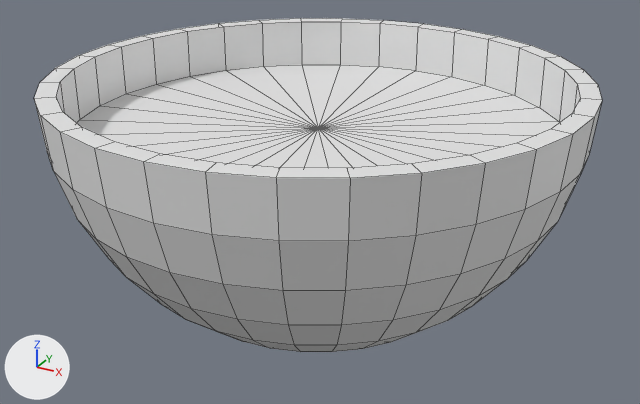
Two versions of the Blender file Blender/Polevka.blend, one commit apart.
Rendered twice from a 50 mm camera at (1.53, -2.78, 1.83) aimed at (0.03, -0.04, 0.46). The axes (+X, +Y, +Z) are drawn at lower left. The lights are the same throughout. Mesh edges are drawn as thin lines. The same objects are shown in both versions, whatever each file hides.
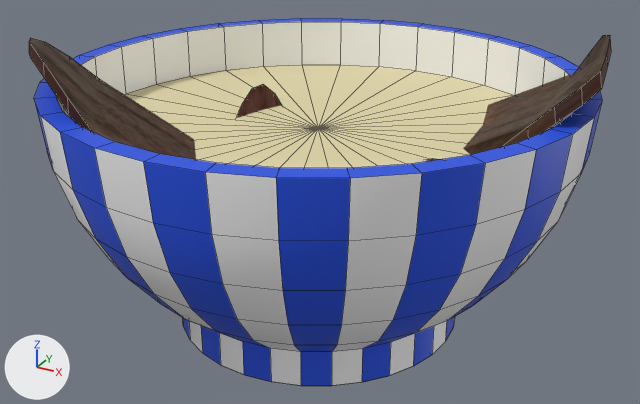
Pixel boxes (x1, y1, x2, y2) of what changed, in the pictures (640 x 404 px):
```json
{"object": "Sphere", "change": "reshaped", "before": [34, 18, 602, 352], "after": [34, 18, 602, 386], "on screen": "10% taller"}
{"object": "Cylinder", "change": "added", "after": [29, 38, 196, 160]}
{"object": "Cylinder.001", "change": "added", "after": [463, 35, 611, 155]}
{"object": "Cylinder.002", "change": "added", "after": [237, 84, 440, 162]}
{"part": 1, "of": "me_sphere", "change": "recoloured", "before": [40, 22, 594, 352], "after": [40, 22, 594, 352], "on screen": "grey to white"}
{"part": 2, "of": "me_sphere", "change": "recoloured", "before": [124, 64, 560, 168], "after": [124, 64, 560, 168], "on screen": "white to beige"}
{"part": 3, "of": "me_sphere", "change": "recoloured", "before": [34, 18, 602, 352], "after": [34, 18, 602, 352], "on screen": "grey to blue"}
```

The change, as JSON lines over the scene's bpy script:
```json
{"op": "add", "block": "img_food_0012_color_1k_jpg", "code": ["img_food_0012_color_1k_jpg = load_image('food_0012_color_1k.jpg', '../ImagesBlender/food_0012_1k_b2U7AJ/food_0012_color_1k.jpg', 1024, 1024, 'sRGB')"]}
{"op": "add", "block": "mat_material_003", "code": ["mat_material_003 = principled_material('Material.003')", "mat_material_003.base_color = (1.0, 1.0, 1.0)  # white #ffffff"]}
{"op": "add", "block": "mat_blue", "code": ["mat_blue = principled_material('Blue')", "mat_blue.base_color = (0.0177, 0.0882, 0.8)  # blue #2454e7"]}
{"op": "add", "block": "mat_broith", "code": ["mat_broith = principled_material('Broith')", "mat_broith.base_color = (0.8, 0.714, 0.419)  # beige #e7dcad"]}
{"op": "add", "block": "mat_material_002", "code": ["mat_material_002 = bpy.data.materials.new('Material.002')", "# uses the picture img_food_0012_color_1k_jpg"]}
{"block": "me_sphere", "where": "# used by ob_sphere; location = (0.0, 0.0, 0.945)"}
{"op": "remove", "block": "me_sphere", "code": "me_sphere.from_pydata(...)  # 322 vertices, 352 faces; spans x -1.0..1.0, y -1.0..1.0, z -1.0..0.0"}
{"op": "add", "block": "me_sphere", "code": "me_sphere.from_pydata(...)  # 354 vertices, 384 faces; spans x -1.0..1.0, y -1.0..1.0, z -0.97..0.0"}
{"block": "me_sphere", "change": "me_sphere part 1: 160 faces spanning x -1.0..1.0, y -1.0..1.0, z -0.97..0.0 switch from no material to mat_material_003 (white #ffffff)"}
{"block": "me_sphere", "change": "me_sphere part 2: 32 faces spanning x -0.93..0.93, y -0.93..0.93, z -0.2 switch from no material to mat_broith (beige #e7dcad)"}
{"block": "me_sphere", "change": "me_sphere part 3: 128 faces spanning x -1.0..1.0, y -1.0..1.0, z -0.97..0.0 switch from no material to mat_blue (blue #2454e7)"}
{"op": "add", "block": "me_cylinder_003", "code": ["me_cylinder_003 = bpy.data.meshes.new('Cylinder.003')", "me_cylinder_003.from_pydata(...)  # 64 vertices, 34 faces; spans x -3.42..2.3, y -2.4..1.75, z -0.05..0.98", "me_cylinder_003.materials.append(mat_material_002)"]}
{"op": "add", "block": "ob_cylinder_002", "code": ["ob_cylinder_002 = bpy.data.objects.new('Cylinder.002', me_cylinder_003)", "ob_cylinder_002.location = (-0.048, -0.165, 0.536)", "ob_cylinder_002.rotation_euler = (0.237, -0.268, 2.403)  # degrees (14, -15, 138)", "ob_cylinder_002.scale = (0.214, 0.135, 0.513)"]}
{"op": "add", "block": "ob_cylinder_001", "code": ["ob_cylinder_001 = bpy.data.objects.new('Cylinder.001', me_cylinder_003.copy())", "ob_cylinder_001.location = (0.525, 0.329, 0.572)", "ob_cylinder_001.rotation_euler = (-0.132, 0.153, 2.425)  # degrees (-7.6, 8.8, 139)", "ob_cylinder_001.scale = (0.214, 0.135, 0.513)"]}
{"op": "add", "block": "ob_cylinder", "code": ["ob_cylinder = bpy.data.objects.new('Cylinder', me_cylinder_003.copy())", "ob_cylinder.location = (-0.18, -0.499, 0.576)", "ob_cylinder.rotation_euler = (0.0, 0.132, 0.0)  # degrees (0, 7.6, 0)", "ob_cylinder.scale = (0.214, 0.135, 0.513)"]}
```
